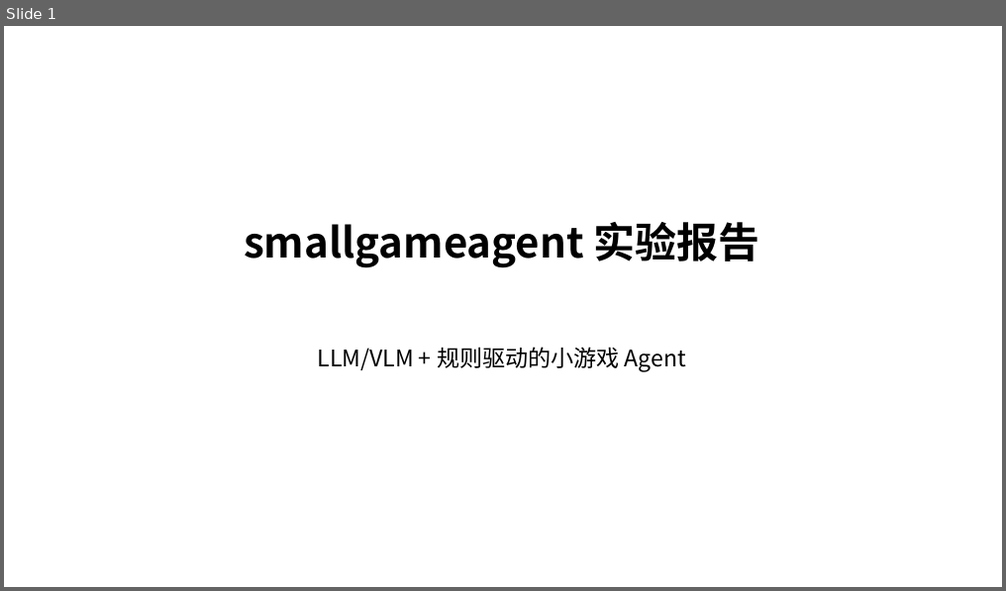
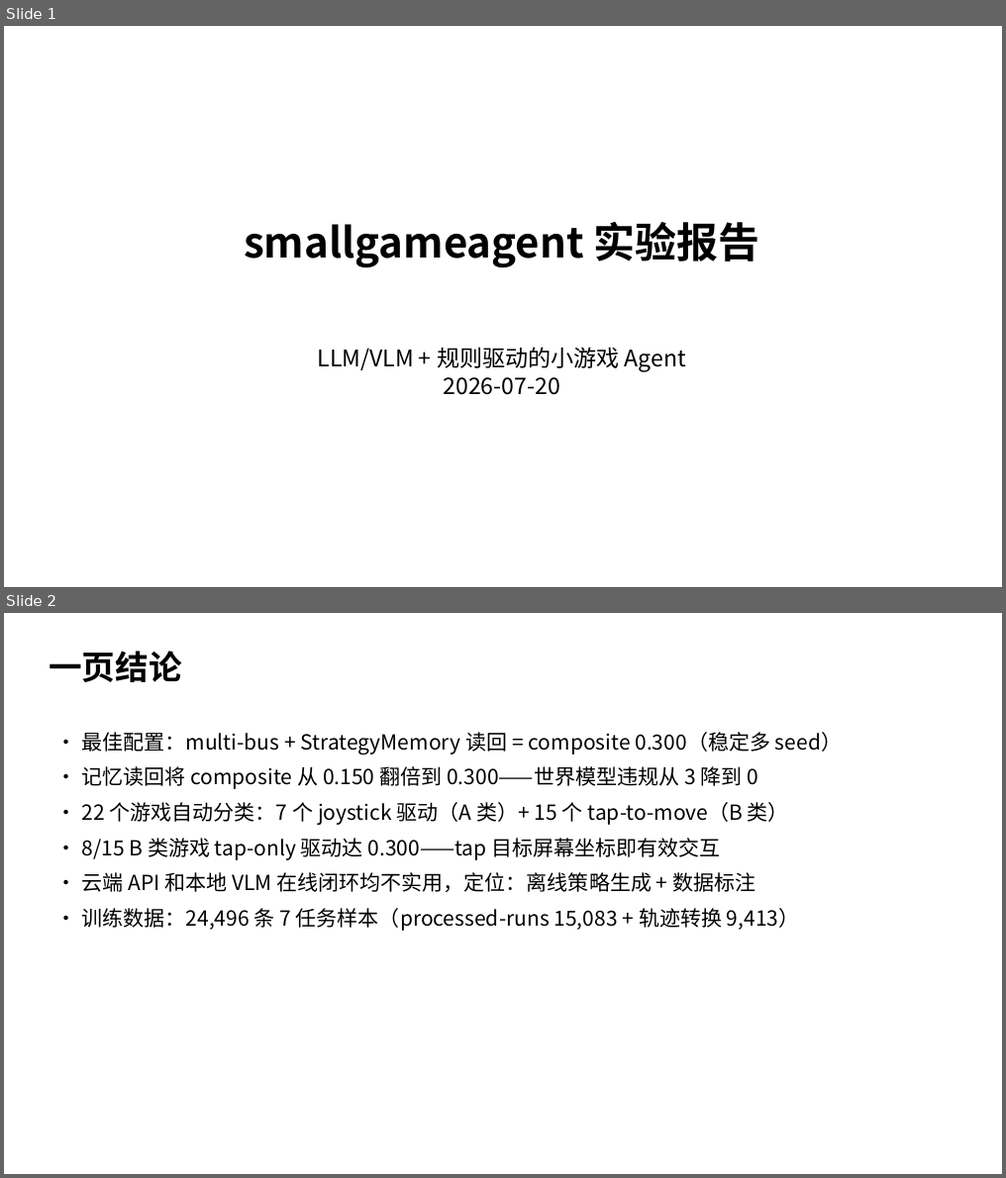
Before and after one commit to tzhazuma/smallgameagent, a slide deck: reports/smallgameagent_report.pptx. Shown one above the other, each under a label of ours: slide 1 before the commit, slides 1 and 2 after it. The pictures are 1006x591 and 1006x1178 pixels, drawn with LibreOffice and Linux fonts; fonts in the diff are those of the drawing. Boxes give left, top, right and bottom in pixels: in the first picture for what was removed or moved away, otherwise in the second. Text is boxed around its words. In the diff, an @@ line names an element or a change of style, - is before the commit and + after.

Commit message:
feat: rewrite PPT with accurate latest experiment results (visual-verified)
- Rewrote write_pptx() from hardcoded outdated content to accurate 11-slide presentation:
  1. Title + date
  2. One-page conclusions (multi-bus + memory readback = 0.300)
  3. Agent architecture (L0 rule + AgentBus + StrategyMemory + HierarchicalPlanner)
  4. Memory readback A/B table (0.150→0.300, wm_violations 3→0)
  5. Full game matrix table (108 runs, per-game per-mode composite)
  6. Game type classification (7A joystick + 15B tap-to-move, 8/15 B reach 0.300)
  7. Cloud API vs local VLM comparison table
  8. Key fixes (probe completion false-positive, rubric tap counting, generic fallback)
  9. L2 output contract fix + honest analysis (text-only API hallucinates coords)
  10. Training data table (24,496 samples = 15,083 + 9,413)
  11. Next steps (L2 v2 target-name approach, VLM for tap-only games, ssh5090 QLoRA)
- Visual inspection: all 11 slides verified via LibreOffice→PDF→PNG, content accurate, layout clean.
- PDF/PPT regenerated and copied to Windows Downloads.

```diff
--- a/reports/smallgameagent_report.pptx
+++ b/reports/smallgameagent_report.pptx
@@ slide 2 added at [4, 613, 1002, 1174], background #FFFFFF @@
@@ text added at [49, 651, 181, 682], 32 pt, text #000000, bold @@
+一页结论
@@ text added at [81, 732, 842, 931], 20 pt, text #000000 @@
+• 最佳配置：multi-bus + StrategyMemory 读回 = composite 0.300（稳定多 seed）
+• 记忆读回将 composite 从 0.150 翻倍到 0.300——世界模型违规从 3 降到 0
+• 22 个游戏自动分类：7 个 joystick 驱动（A 类）+ 15 个 tap-to-move（B 类）
+• 8/15 B 类游戏 tap-only 驱动达 0.300——tap 目标屏幕坐标即有效交互
+• 云端 API 和本地 VLM 在线闭环均不实用，定位：离线策略生成 + 数据标注
+• 训练数据：24,496 条 7 任务样本（processed-runs 15,083 + 轨迹转换 9,413）
@@ slide 1 changed as well @@
@@ text at [318, 347, 686, 395]: text changed @@
-LLM/VLM + 规则驱动的小游戏 Agent
+LLM/VLM + 规则驱动的小游戏 Agent
+2026-07-20
```
Also in this commit, not shown: 2 other slides changed, 7 other slides added, 8 slides removed, 2 other files.
